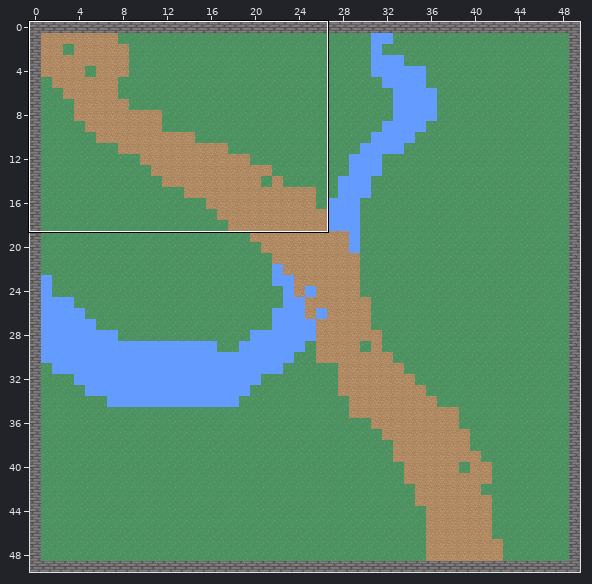
An edit to a level. Tiled map, data/tilemaps/carte.tmx. The picture above shows the old version from afar; the outline marks the close-up.
Close-up. Before the commit:
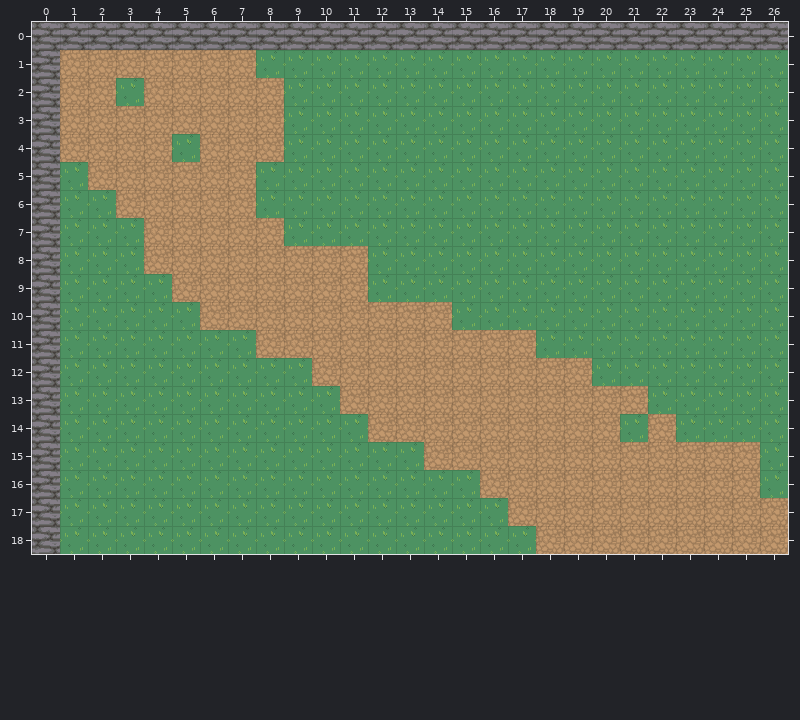
Cells are 32x32 px. Shown: x 0..26, y 0..18. The commit also changed other parts of the map, which this record leaves out.
Once edited:
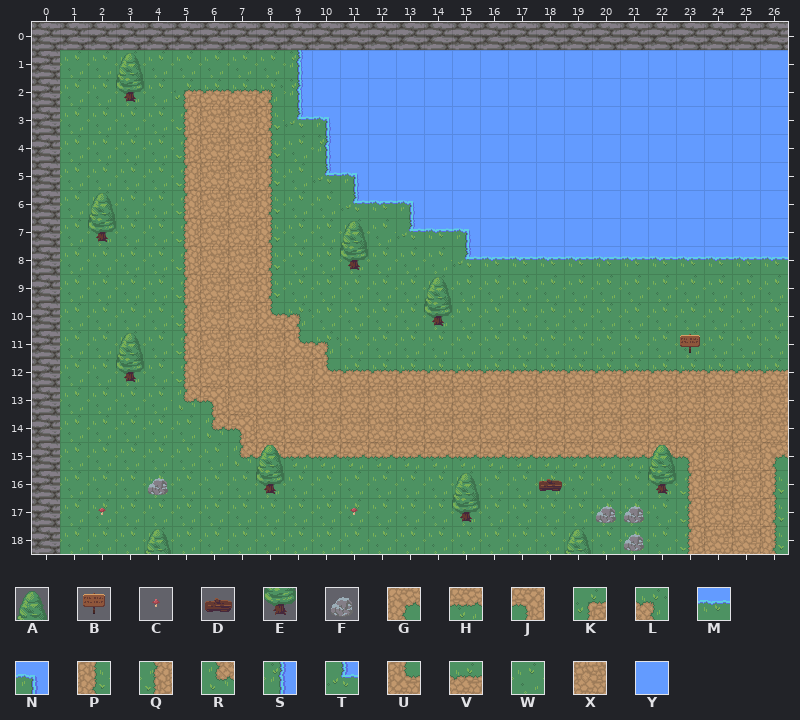
Key: from "nature": A 0, B 2, C 3, D 4, E 20, F 22, G 60, H 61, J 62, K 63, L 64, M 66, N 67, P 80, Q 82, R 83, S 87, T 88, U 100, V 101, W 141, X 146, Y 151.
_ is an empty cell.
Tiles of an added or newly shown layer are drawn over the layers below it.
Changes in this commit:
Layer "map":
The author changed tile W to tile G in row 15 at x 26.
The author changed tile W to tile H in row 15 at x 8 to 13.
The author changed tile X to tile H in row 15 at x 14 to 22.
The author changed tile W to tile J in row 13 at x 6; in row 14 at x 7.
The author changed tile X to tile J in row 15 at x 23.
The author changed tile X to tile K in row 2 at x 5.
The author changed tile X to tile L in row 2 at x 8; in row 10 at x 9; in row 11 at x 10.
The author changed tile W to tile M in row 6 at x 12; in row 7 at x 14; in row 8 at x 16 to 26.
The author changed tile W to tile N in row 3 at x 10; in row 5 at x 11; in row 6 at x 13; in row 7 at x 15.
The author changed tile W to tile P in rows 5 to 6 at x 8; in row 16 at x 26.
The author changed tile X to tile P in rows 3 to 4 at x 8; in rows 7 to 9 at x 8; in rows 17 to 18 at x 26.
The author changed tile W to tile Q in row 4 at x 5; in rows 10 to 12 at x 5.
The author changed tile X to tile Q in row 3 at x 5; in rows 5 to 9 at x 5; in rows 16 to 18 at x 23.
The author changed tile W to tile R in row 13 at x 5; in row 14 at x 6; in row 15 at x 7.
The author changed tile W to tile S in rows 1 to 2 at x 9; in row 4 at x 10.
The author changed tile W to tile T in row 3 at x 9; in row 5 at x 10; in row 6 at x 11; in row 7 at x 13; in row 8 at x 15.
The author changed tile X to tile U in row 10 at x 8; in row 11 at x 9; in row 12 at x 10.
The author changed tile W to tile V in row 12 at x 20 to 26.
The author changed tile X to tile V in row 2 at x 6 to 7; in row 12 at x 11 to 19.
The author changed tile X to tile W in row 1 at x 1 to 7; in row 2 at x 1 to 2 and 4; in rows 3 to 4 at x 1 to 4; in row 5 at x 2 to 4; in row 6 at x 3 to 4; in row 7 at x 4.
The author changed tile X to tile W in row 8 at x 4 and 9 to 11; in row 9 at x 9 to 11; in row 10 at x 10 to 14; in row 11 at x 11 to 17; in row 16 at x 16 to 22; in row 17 at x 17 to 22.
The author changed tile X to tile W in row 18 at x 18 to 22.
The author changed tile W to tile X in row 11 at x 6 to 7; in row 12 at x 6 to 9; in row 13 at x 7 to 10 and 22 to 26; in row 14 at x 8 to 11, 21 and 23 to 26.
The author changed tile W to tile Y in rows 1 to 2 at x 10 to 26; in rows 3 to 4 at x 11 to 26; in row 5 at x 12 to 26; in row 6 at x 14 to 26; in row 7 at x 16 to 26.
Layer "props" (added):
Tile A now appears in row 1 at x 3; in row 6 at x 2; in row 7 at x 11; in row 9 at x 14; in row 11 at x 3; in row 15 at x 8 and 22.
Tile A now appears in row 16 at x 15; in row 18 at x 4 and 19.
Tile B now appears in row 11 at x 23.
Tile C now appears in row 17 at x 2 and 11.
Tile D now appears in row 16 at x 18.
Tile E now appears in row 2 at x 3; in row 7 at x 2; in row 8 at x 11; in row 10 at x 14; in row 12 at x 3; in row 16 at x 8 and 22.
Tile E now appears in row 17 at x 15.
Tile F now appears in row 16 at x 4; in row 17 at x 20 to 21; in row 18 at x 21.
Boxes around the changes in both close-ups, in picture pixels (x1, y1, x2, y2):
changed: (60, 50, 788, 554)
